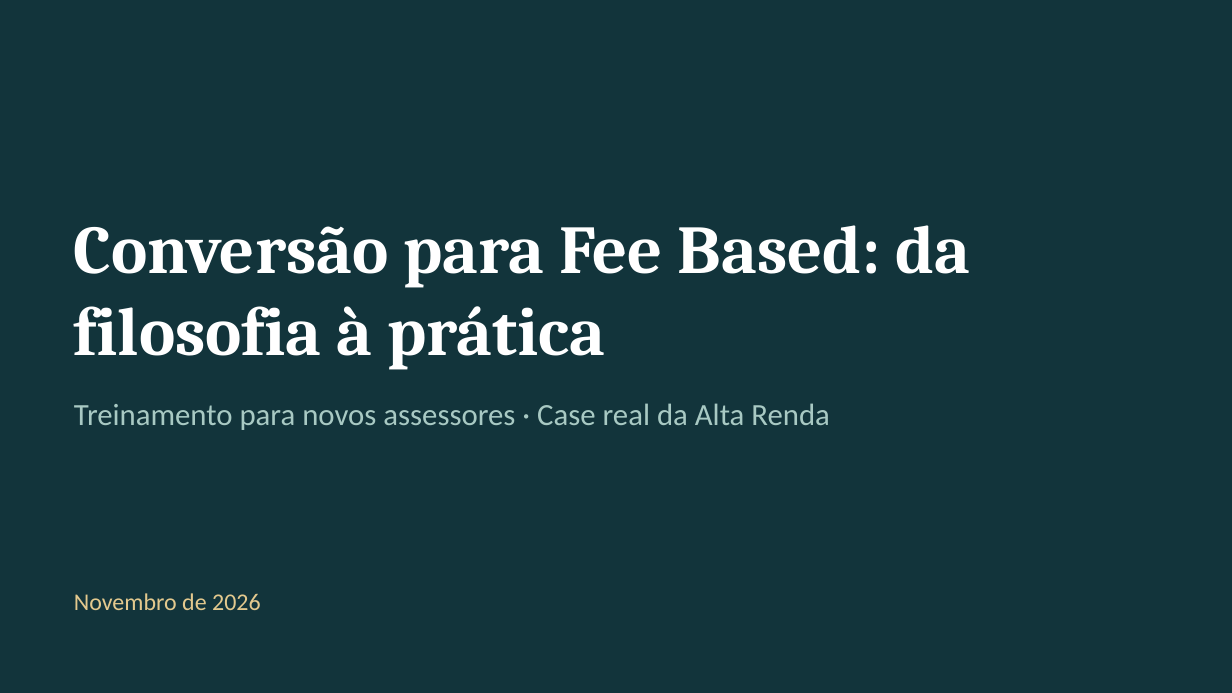
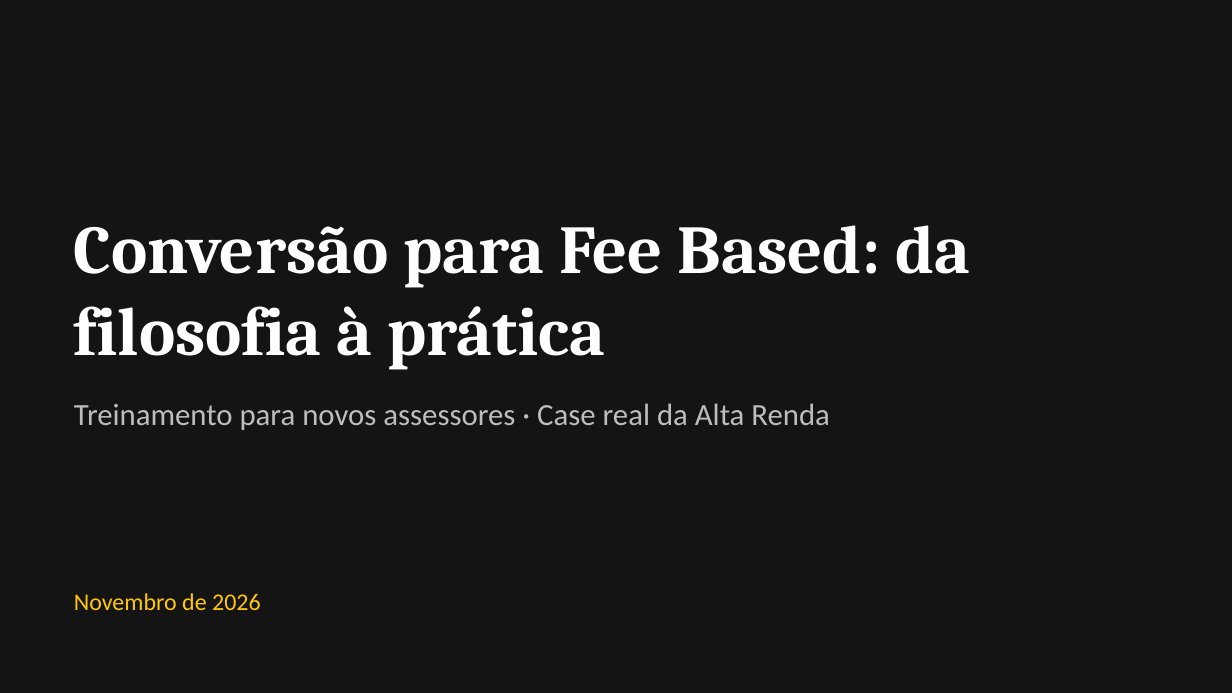
Before and after one commit to lcarloscalfat1998-eng/Mensagens, a slide deck: slide 1 of treinamentos/fee-based/Treinamento_Fee_Based_Novos_Assessores.pptx. Drawn at 1232x693 pixels with LibreOffice and Linux fonts; fonts in the diff are those of the drawing. Boxes give left, top, right and bottom in pixels: in the first picture for what was removed or moved away, otherwise in the second. Text is boxed around its words. In the diff, an @@ line names an element or a change of style, - is before the commit and + after.

```diff
--- a/treinamentos/fee-based/Treinamento_Fee_Based_Novos_Assessores.pptx
+++ b/treinamentos/fee-based/Treinamento_Fee_Based_Novos_Assessores.pptx
@@ background #12343B to #141414 @@
@@ text "Treinamento para novos assessores · ..." at [74,403,830,430]: text colour #A8C9C3 to #BDBDBD @@
@@ text "Novembro de 2026" at [74,593,261,610]: text colour #E3C98E to #FFC709 @@
```
Also in this commit, not shown: 9 other slides changed, 1 other file.
